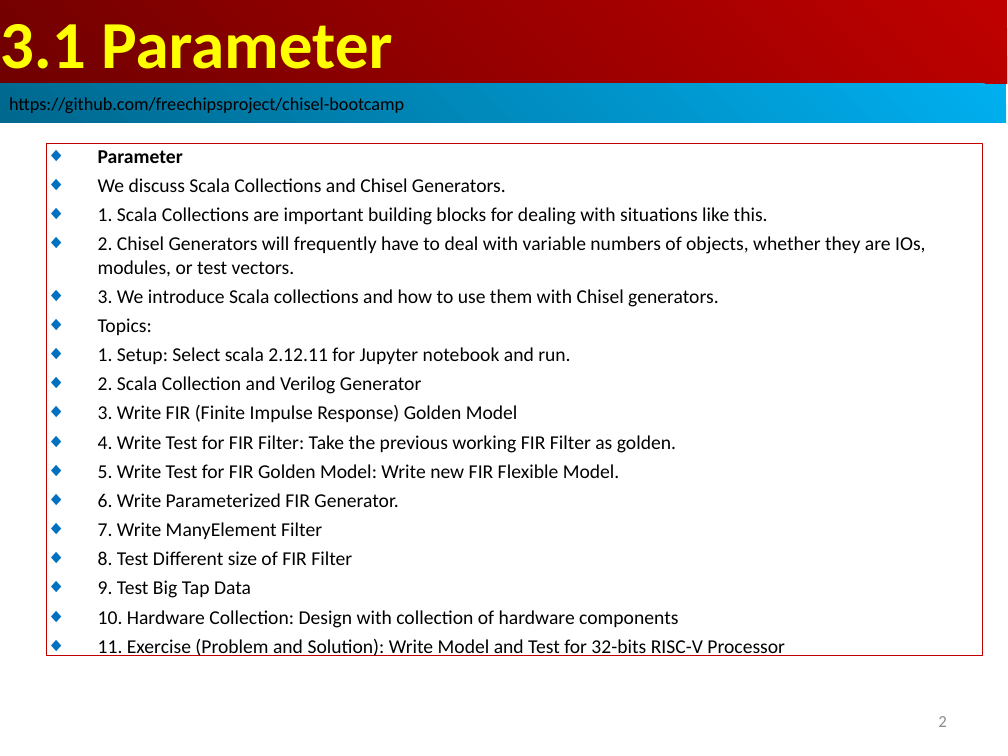
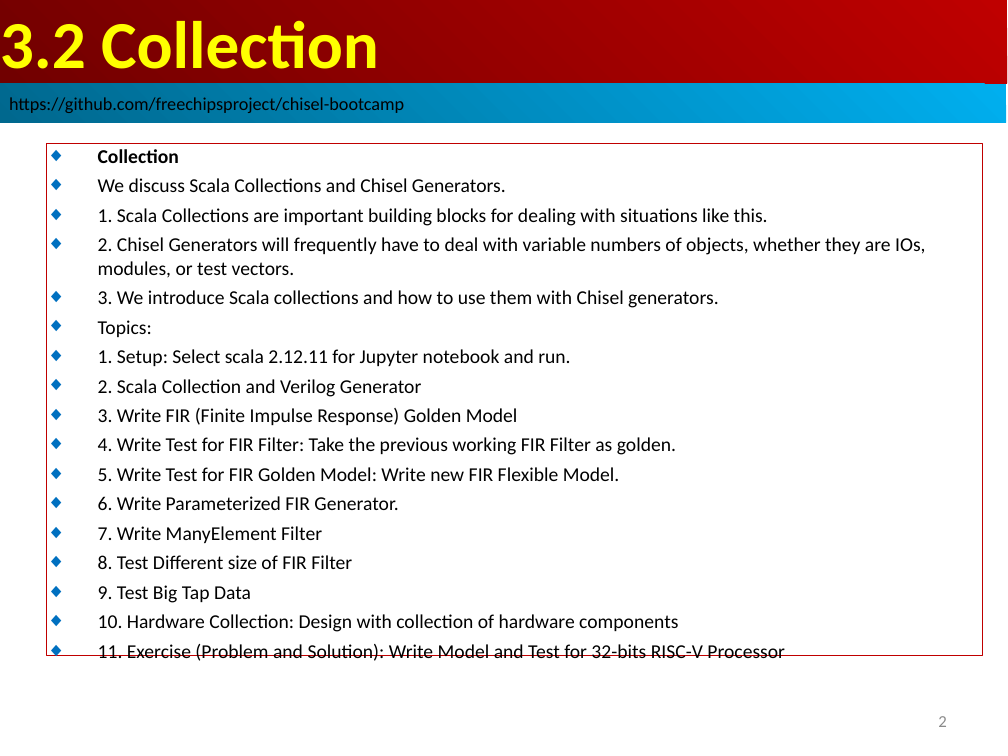
Before and after one commit to peterhchen/AIU_CS800_Chisel, a slide deck: slide 2 of 300_UCB_BC/003.2_Collection/000_Video/003.2_Collection.ppt. Drawn at 1008x756 pixels with LibreOffice and Linux fonts; fonts in the diff are those of the drawing. Boxes give left, top, right and bottom in pixels: in the first picture for what was removed or moved away, otherwise in the second. Text is boxed around its words. In the diff, an @@ line names an element or a change of style, - is before the commit and + after.

```diff
--- a/300_UCB_BC/003.2_Collection/000_Video/003.2_Collection.ppt
+++ b/300_UCB_BC/003.2_Collection/000_Video/003.2_Collection.ppt
@@ text in rectangle at box(0, 20, 379, 85): text changed @@
-3.1 Parameter
+3.2 Collection
@@ text in rectangle at box(98, 149, 179, 163): text changed @@
-◆ Parameter
+◆ Collection
```
Also in this commit, not shown: 1 other slide changed.
